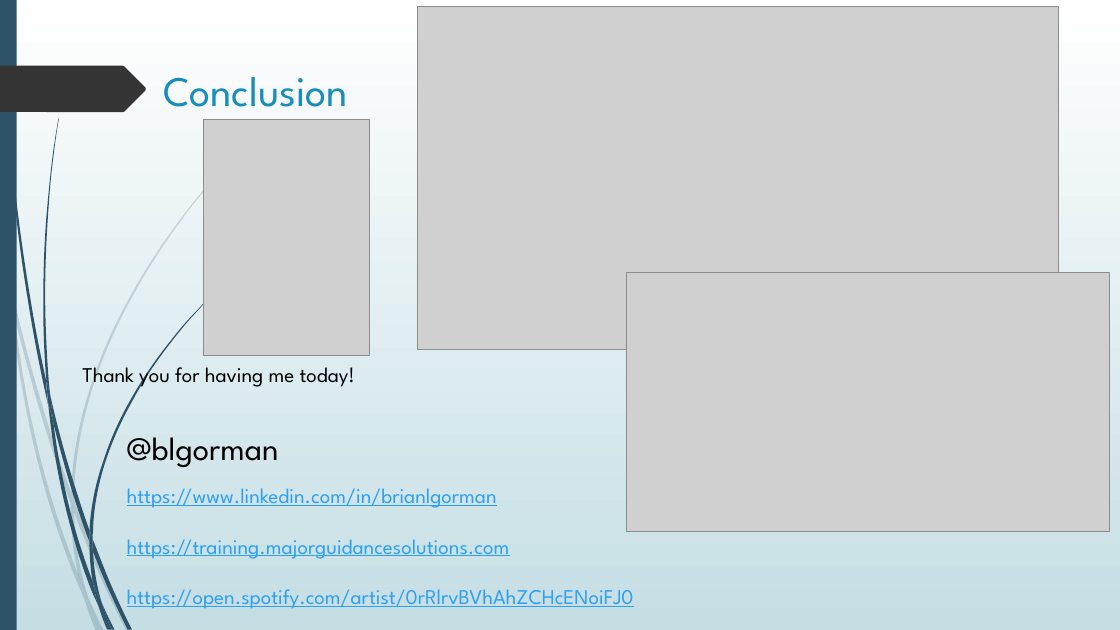
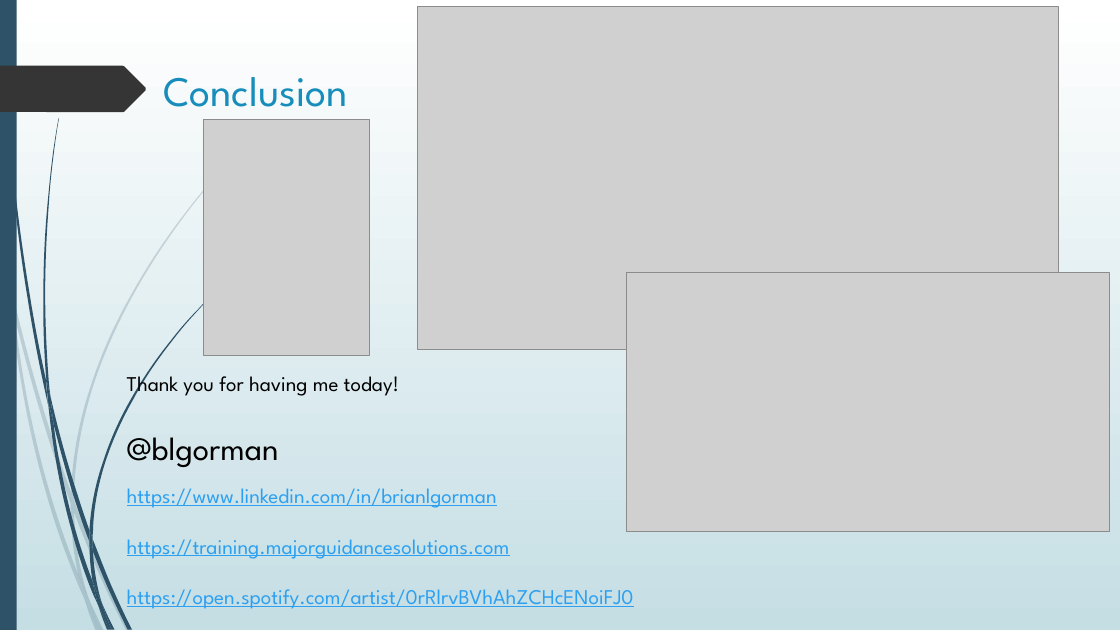
Before and after one commit to blgorman/IntroToIoT, a slide deck: slide 27 of IntroductionToIoT.pptx (slide 22 before the commit). Drawn at 1120x630 pixels with LibreOffice and Linux fonts; fonts in the diff are those of the drawing; grey boxes stand for pictures. Boxes give left, top, right and bottom in pixels: in the first picture for what was removed or moved away, otherwise in the second. Text is boxed around its words. In the diff, an @@ line names an element or a change of style, - is before the commit and + after.

```diff
--- a/IntroductionToIoT.pptx
+++ b/IntroductionToIoT.pptx
@@ text "Thank you for having me ...": place and size @@
-text "Thank you for having me ..." at <box>82,362,355,389</box>
+text "Thank you for having me ..." at <box>127,370,399,397</box>
```
Also in this commit, not shown: 4 other slides changed, 5 slides added, 2 other files.
